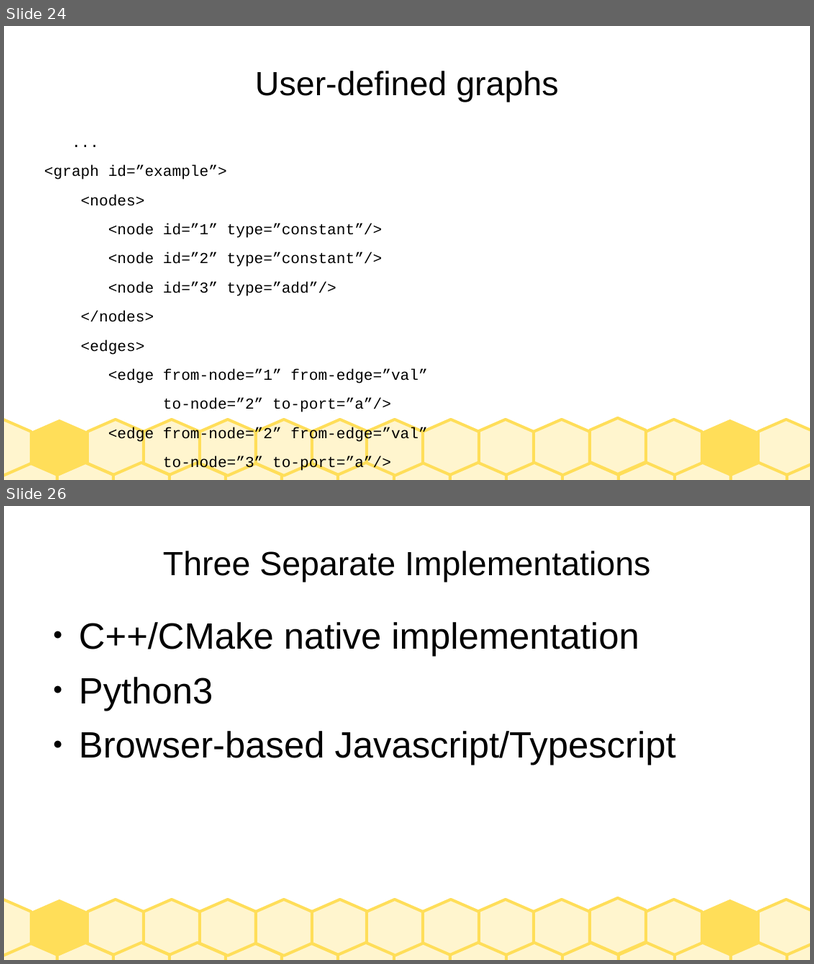
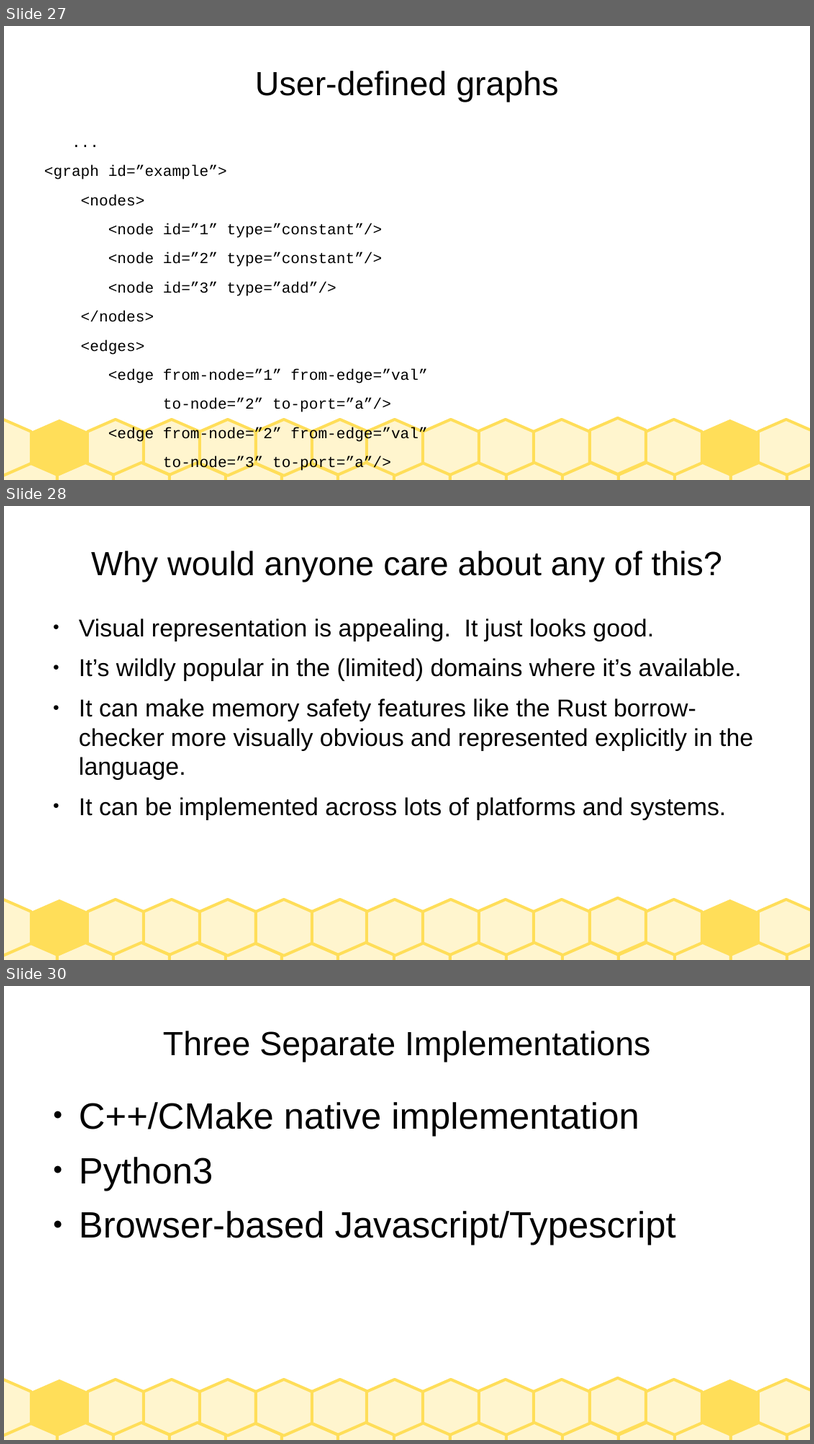
Before and after one commit to jarney/node--js, a slide deck: doc/NodesAJourney.odp. Shown one above the other, each under a label of ours: slides 24 and 26 before the commit, slides 27, 28 and 30 after it; the slides between them are not shown. The pictures are 814x964 and 814x1444 pixels, drawn with LibreOffice and Linux fonts; fonts in the diff are those of the drawing. Boxes give left, top, right and bottom in pixels: in the first picture for what was removed or moved away, otherwise in the second. Text is boxed around its words. In the diff, an @@ line names an element or a change of style, - is before the commit and + after.

```diff
--- a/doc/NodesAJourney.odp
+++ b/doc/NodesAJourney.odp
@@ slide 28 added at (4, 506, 810, 960), background #FFFFFF; not listed: 30 template elements that a slide beside it also shows @@
@@ title added at (91, 551, 723, 582), 33 pt, text #000000 @@
+Why would anyone care about any of this?
@@ text added at (79, 618, 754, 820), 24 pt, text #000000 @@
+● Visual representation is appealing. It just looks good.
+● It’s wildly popular in the (limited) domains where it’s available.
+● It can make memory safety features like the Rust borrow-checker more visually obvious and represented explicitly in the language.
+● It can be implemented across lots of platforms and systems.
@@ what was slide 24 is now slide 27 @@
@@ what was slide 26 is now slide 30 @@
```
Also in this commit, not shown: 2 slides changed, 4 other slides added, 1 slide removed, 1 other file.
